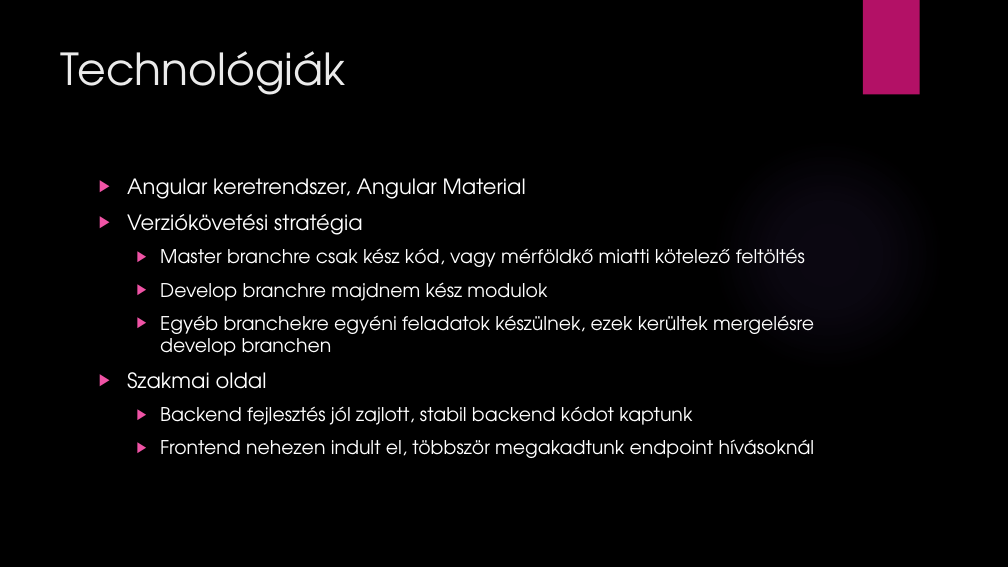
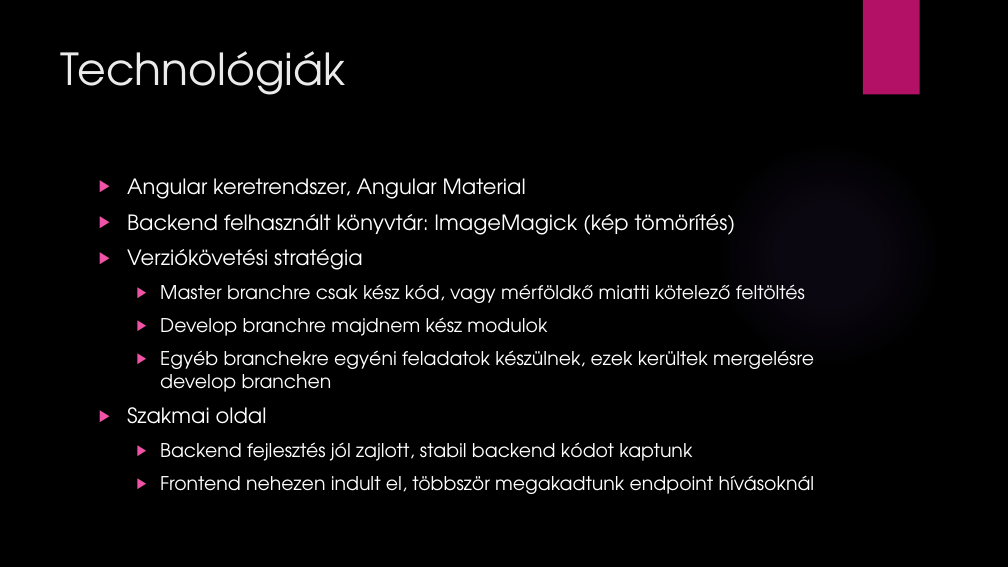
Before and after one commit to bprof-spec-codes/pasteimg, a slide deck: slide 5 of Paste IMG.pptx. Drawn at 1008x567 pixels with LibreOffice and Linux fonts; fonts in the diff are those of the drawing; background and template pictures are left out. Boxes give left, top, right and bottom in pixels: in the first picture for what was removed or moved away, otherwise in the second. Text is boxed around its words. In the diff, an @@ line names an element or a change of style, - is before the commit and + after.

```diff
--- a/Paste IMG.pptx
+++ b/Paste IMG.pptx
@@ text at [127, 214, 736, 235]: paragraph added @@
+▶ Backend felhasznált könyvtár: ImageMagick (kép tömörítés)
```
Also in this commit, not shown: 3 other slides changed, 1 other file.
